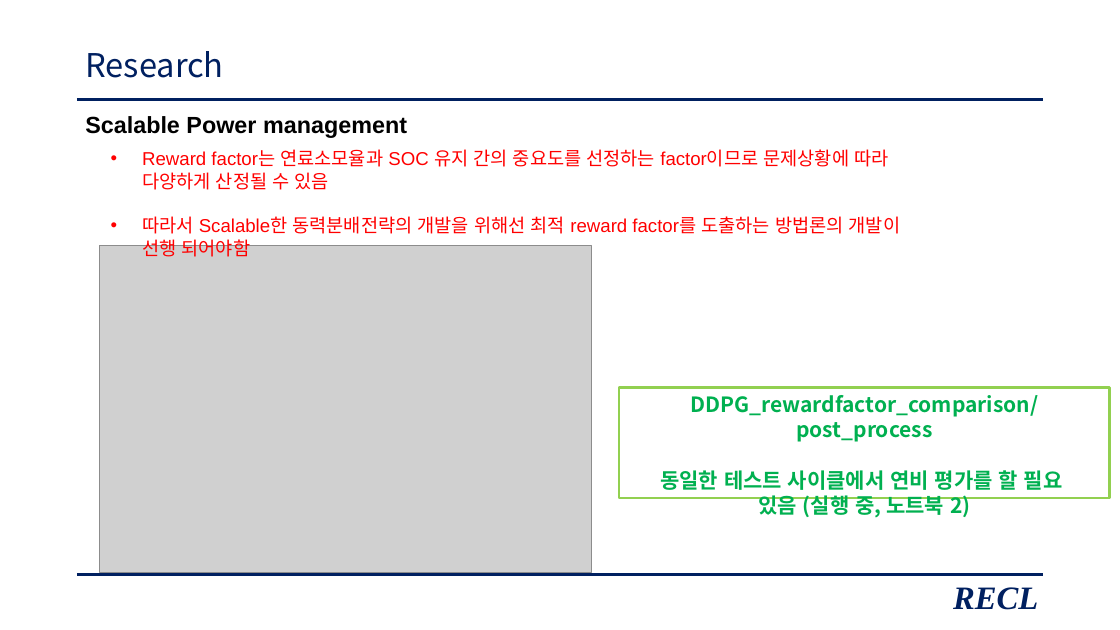
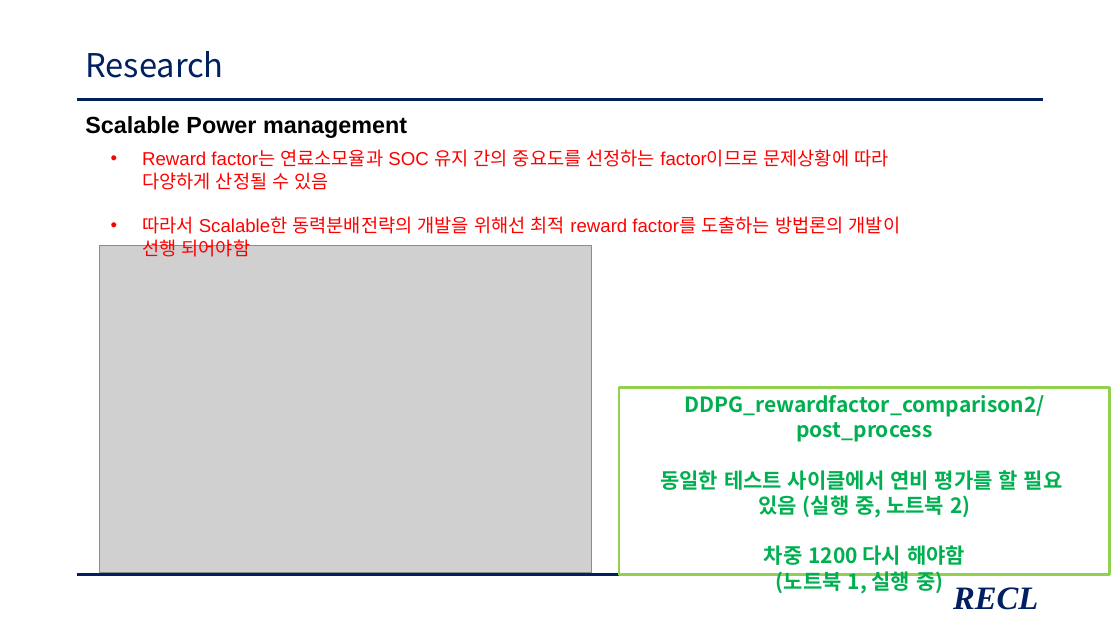
Before and after one commit to zidane89/experiment_essential, a slide deck: slide 30 of 발표자료_중안2.pptx. Drawn at 1120x630 pixels with LibreOffice and Linux fonts; fonts in the diff are those of the drawing; grey boxes stand for pictures. Boxes give left, top, right and bottom in pixels: in the first picture for what was removed or moved away, otherwise in the second. Text is boxed around its words. In the diff, an @@ line names an element or a change of style, - is before the commit and + after.

```diff
--- a/발표자료_중안2.pptx
+++ b/발표자료_중안2.pptx
@@ rectangle "DDPG_rewardfactor_comparison2/post_process": place and size @@
-rectangle "DDPG_rewardfactor_comparison2/post_process" at box(619, 388, 1110, 498)
+rectangle "DDPG_rewardfactor_comparison2/post_process" at box(619, 388, 1110, 575)
@@ text in rectangle at box(684, 395, 1044, 442): text changed @@
-DDPG_rewardfactor_comparison/post_process
+DDPG_rewardfactor_comparison2/post_process
@@ text in rectangle at box(764, 545, 965, 593): paragraphs added @@
+차중 1200 다시 해야함
+(노트북 1, 실행 중)
```
Also in this commit, not shown: 12 other slides changed, 1 slide added.
